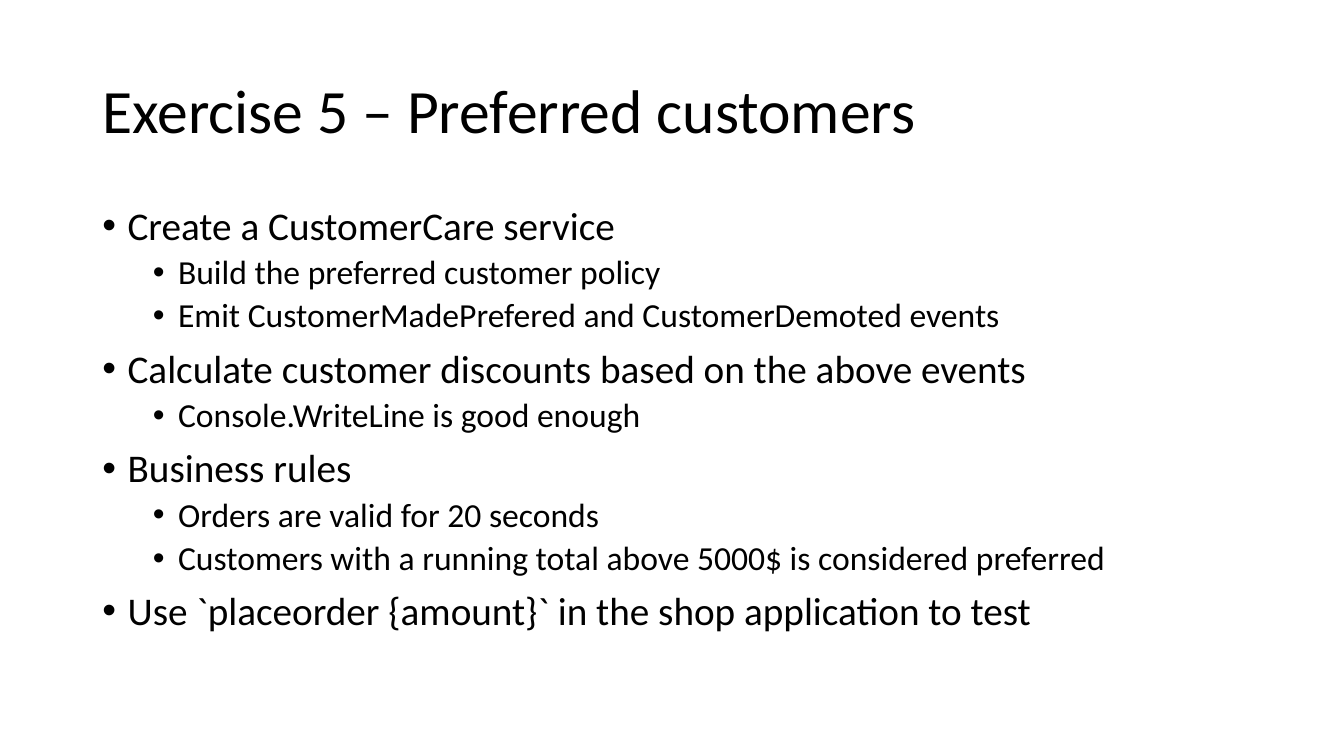
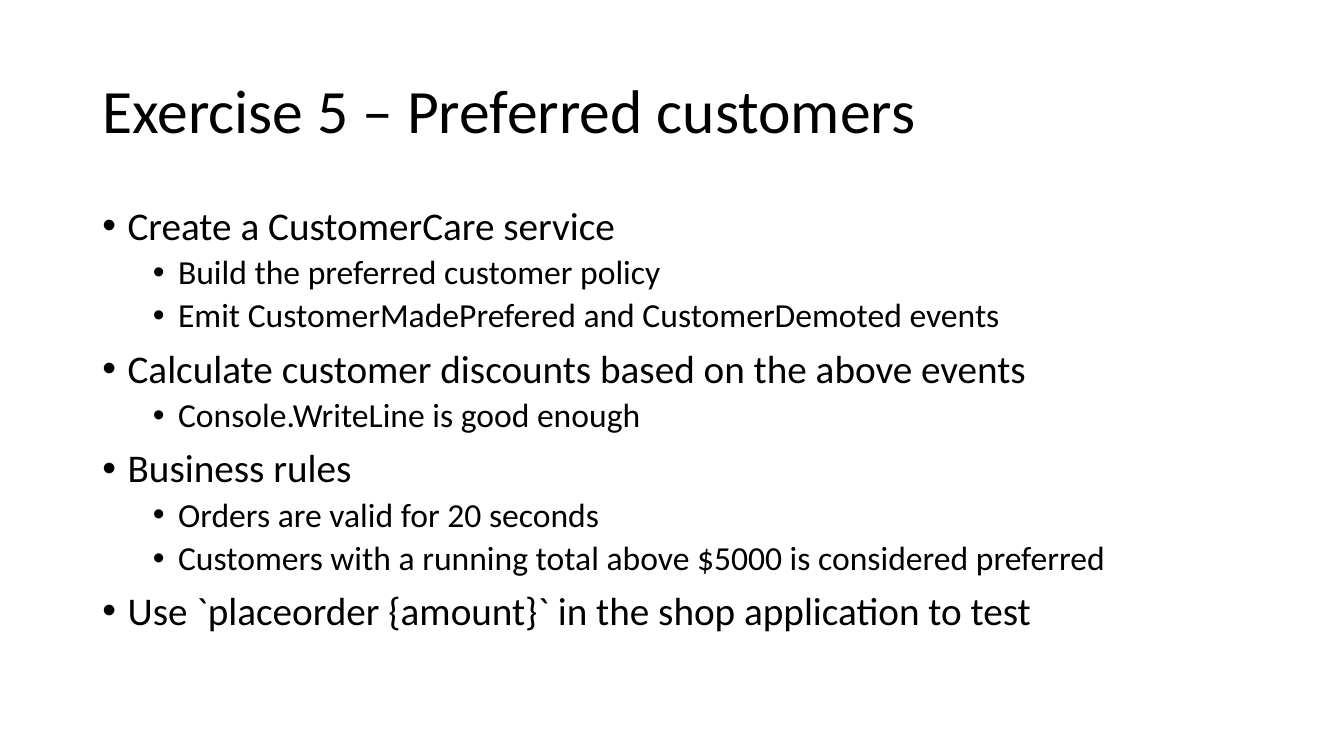
Before and after one commit to Particular/SagaMasterClass, a slide deck: slide 62 of SagaMasterClass.pptx. Drawn at 1344x756 pixels with LibreOffice and Linux fonts; fonts in the diff are those of the drawing. Boxes give left, top, right and bottom in pixels: in the first picture for what was removed or moved away, otherwise in the second. Text is boxed around its words. In the diff, an @@ line names an element or a change of style, - is before the commit and + after.

```diff
--- a/SagaMasterClass.pptx
+++ b/SagaMasterClass.pptx
@@ text at <box>178,546,1105,576</box>: text changed @@
-  • Customers with a running total above 5000$ is considered preferred
+  • Customers with a running total above $5000 is considered preferred
```
Also in this commit, not shown: 5 other slides changed.
